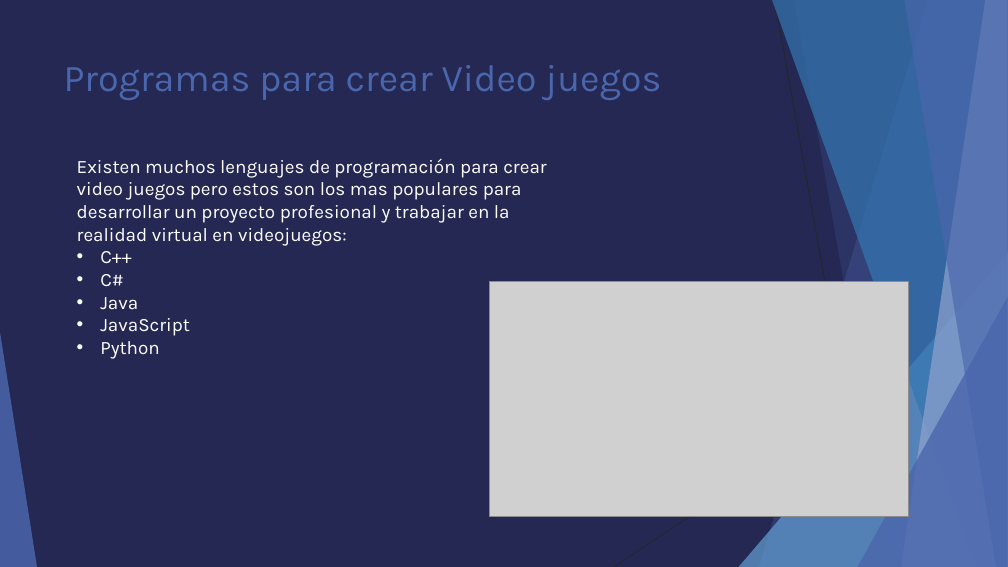
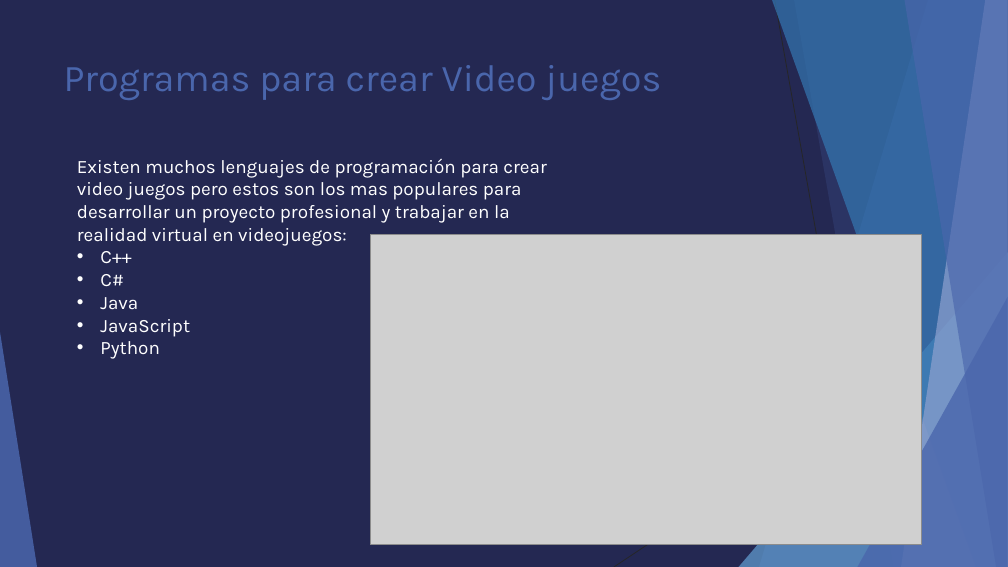
Before and after one commit to HectorKazuto/Videojuego, a slide deck: slide 5 of Proyecto/Python.pptx. Drawn at 1008x567 pixels with LibreOffice and Linux fonts; fonts in the diff are those of the drawing; grey boxes stand for pictures. Boxes give left, top, right and bottom in pixels: in the first picture for what was removed or moved away, otherwise in the second. Text is boxed around its words. In the diff, an @@ line names an element or a change of style, - is before the commit and + after.

```diff
--- a/Proyecto/Python.pptx
+++ b/Proyecto/Python.pptx
@@ freeform shape at box(901, 0, 1008, 567): fill #90A2CF at 70% opacity to #8FA1CF at 70% opacity @@
@@ picture: place and size @@
-picture at box(490, 281, 909, 517)
+picture at box(371, 235, 922, 545)
```
Also in this commit, not shown: 7 other slides changed, 3 slides added.
